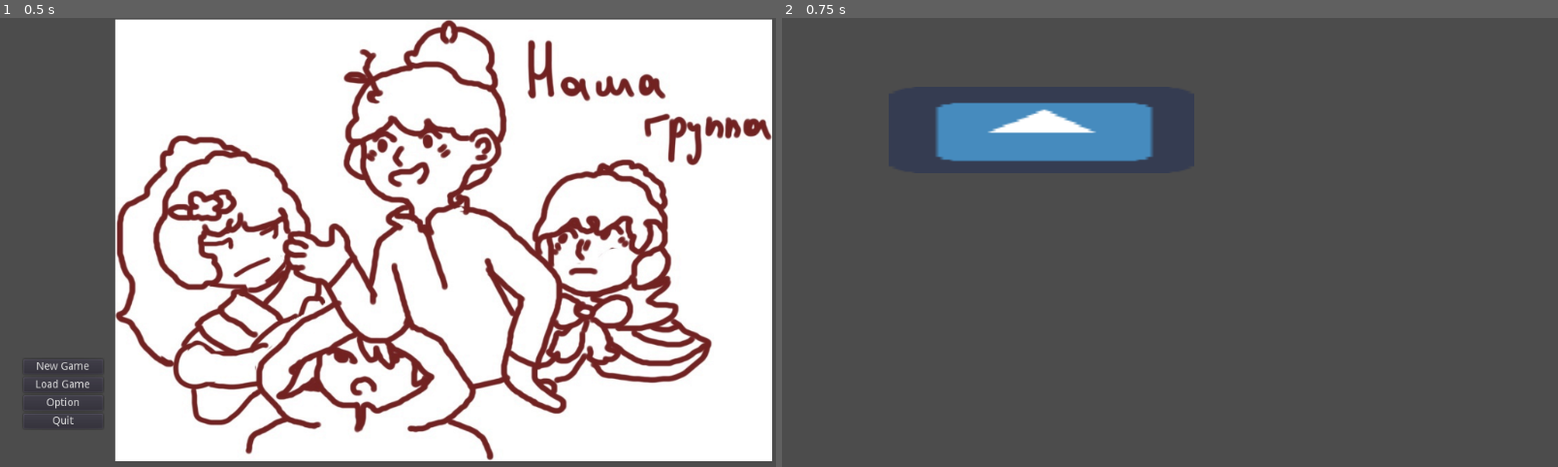
Above: before the commit, frames 1-2 (left to right).
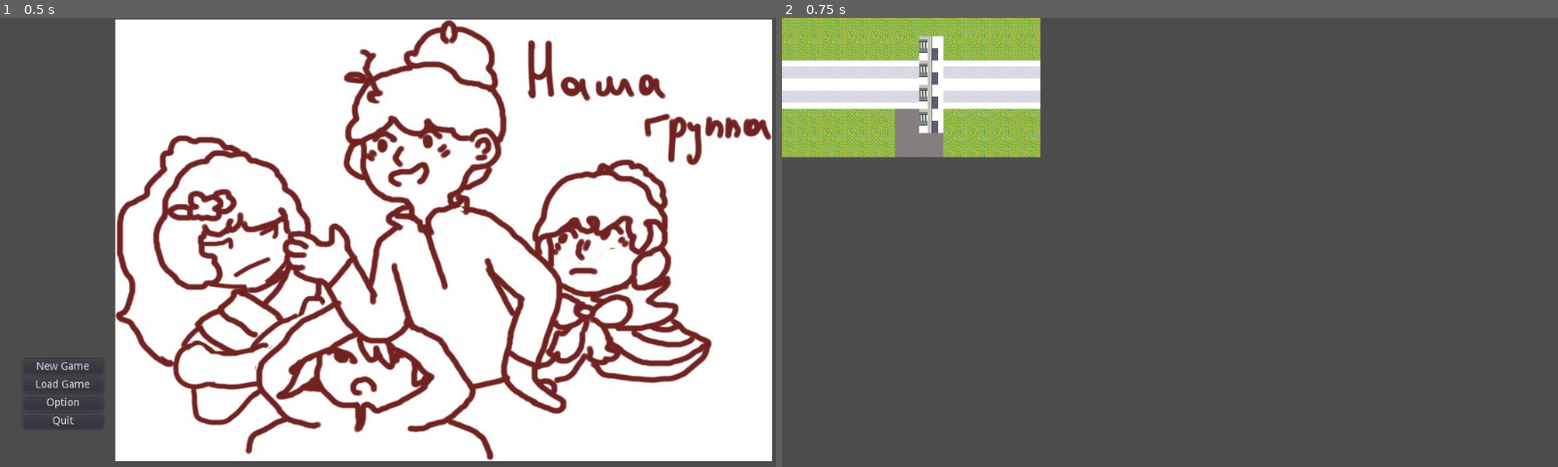
Above: after the commit, the same moments.

Repository: Neymik/OneMoreTime
Game: Godot game, scene res://Node2D.tscn
Same seed, same stepped clock (60 frames per second), same inputs: the game is played once before the commit and once after it. The engine's default icon, where the game draws it, is replaced by a stand-in: a white triangle on a blue panel in a dark square.
Inputs:
- Up to frame 1 (0.5 s): no input
- Up to frame 2 (0.75 s): click "New Game" at 0.5 s

Frame 1 is identical in both runs. In frame 2, 12% of the frame differs, in the area x 0-48%, y 0-32%.

Commit message:
добавил первый уровень тайл мапой

Diff:
--- a/Levels/Level0.tscn
+++ b/Levels/Level0.tscn
@@ -1,11 +1,84 @@
-[gd_scene load_steps=2 format=2]
+[gd_scene load_steps=5 format=2]
 
-[ext_resource path="res://icon.png" type="Texture" id=1]
+[ext_resource path="res://Grafen/ST-Convi-E01.png" type="Texture" id=1]
+
+[sub_resource type="OccluderPolygon2D" id=1]
+polygon = PoolVector2Array( 32, 32, 0, 32, 0, 0, 32, 0 )
+
+[sub_resource type="ConvexPolygonShape2D" id=2]
+points = PoolVector2Array( 32, 32, 0, 32, 0, 0, 32, 0 )
+
+[sub_resource type="TileSet" id=3]
+0/name = "ST-Convi-E01.png 0"
+0/texture = ExtResource( 1 )
+0/tex_offset = Vector2( 0, 0 )
+0/modulate = Color( 1, 1, 1, 1 )
+0/region = Rect2( 32, 32, 32, 32 )
+0/tile_mode = 0
+0/occluder_offset = Vector2( 0, 0 )
+0/navigation_offset = Vector2( 0, 0 )
+0/shape_offset = Vector2( 0, 0 )
+0/shape_transform = Transform2D( 1, 0, 0, 1, 0, 0 )
+0/shape_one_way = false
+0/shape_one_way_margin = 0.0
+0/shapes = [  ]
+0/z_index = 0
+1/name = "ST-Convi-E01.png 1"
+1/texture = ExtResource( 1 )
+1/tex_offset = Vector2( 0, 0 )
+1/modulate = Color( 1, 1, 1, 1 )
+1/region = Rect2( 64, 32, 32, 32 )
+1/tile_mode = 0
+1/occluder_offset = Vector2( 0, 0 )
+1/navigation_offset = Vector2( 0, 0 )
+1/shape_offset = Vector2( 0, 0 )
+1/shape_transform = Transform2D( 1, 0, 0, 1, 0, 0 )
+1/shape_one_way = false
+1/shape_one_way_margin = 0.0
+1/shapes = [  ]
+1/z_index = 0
+2/name = "ST-Convi-E01.png 2"
+2/texture = ExtResource( 1 )
+2/tex_offset = Vector2( 0, 0 )
+2/modulate = Color( 1, 1, 1, 1 )
+2/region = Rect2( 224, 32, 32, 32 )
+2/tile_mode = 0
+2/occluder_offset = Vector2( 0, 0 )
+2/occluder = SubResource( 1 )
+2/navigation_offset = Vector2( 0, 0 )
+2/shape_offset = Vector2( 0, 0 )
+2/shape_transform = Transform2D( 1, 0, 0, 1, 0, 0 )
+2/shape_one_way = false
+2/shape_one_way_margin = 0.0
+2/shapes = [  ]
+2/z_index = 0
+3/name = "ST-Convi-E01.png 3"
+3/texture = ExtResource( 1 )
+3/tex_offset = Vector2( 0, 0 )
+3/modulate = Color( 1, 1, 1, 1 )
+3/region = Rect2( 128, 64, 32, 32 )
+3/tile_mode = 0
+3/occluder_offset = Vector2( 0, 0 )
+3/navigation_offset = Vector2( 0, 0 )
+3/shape_offset = Vector2( 0, 0 )
+3/shape_transform = Transform2D( 1, 0, 0, 1, 0, 0 )
+3/shape = SubResource( 2 )
+3/shape_one_way = false
+3/shape_one_way_margin = 1.0
+3/shapes = [ {
+"autotile_coord": Vector2( 0, 0 ),
+"one_way": false,
+"one_way_margin": 1.0,
+"shape": SubResource( 2 ),
+"shape_transform": Transform2D( 1, 0, 0, 1, 0, 0 )
+} ]
+3/z_index = 0
 
 [node name="Node2D" type="Node2D"]
 position = Vector2( 117, 88 )
 
-[node name="Sprite" type="Sprite" parent="."]
-position = Vector2( 226, 60 )
-scale = Vector2( 6.29688, 1.78125 )
-texture = ExtResource( 1 )
+[node name="TileMap" type="TileMap" parent="."]
+tile_set = SubResource( 3 )
+cell_size = Vector2( 32, 32 )
+format = 1
+tile_data = PoolIntArray( -131076, 0, 0, -131075, 0, 0, -131074, 0, 0, -131073, 0, 0, -196608, 0, 0, -196607, 0, 0, -196606, 0, 0, -196605, 0, 0, -196604, 0, 0, -196603, 0, 0, -196602, 0, 0, -65540, 0, 0, -65539, 0, 0, -65538, 0, 0, -65537, 0, 0, -131072, 0, 0, -131071, 0, 0, -131070, 3, 0, -131069, 0, 0, -131068, 0, 0, -131067, 0, 0, -131066, 0, 0, -4, 2, 0, -3, 2, 0, -2, 2, 0, -1, 2, 0, -65536, 2, 0, -65535, 2, 0, -65534, 3, 0, -65533, 2, 0, -65532, 2, 0, -65531, 2, 0, -65530, 2, 0, 65532, 2, 0, 65533, 2, 0, 65534, 2, 0, 65535, 2, 0, 0, 2, 0, 1, 2, 0, 2, 3, 0, 3, 2, 0, 4, 2, 0, 5, 2, 0, 6, 2, 0, 131068, 0, 0, 131069, 0, 0, 131070, 0, 0, 131071, 0, 0, 65536, 0, 0, 65537, 1, 0, 65538, 3, 0, 65539, 0, 0, 65540, 0, 0, 65541, 0, 0, 65542, 0, 0, 196604, 0, 0, 196605, 0, 0, 196606, 0, 0, 196607, 0, 0, 131072, 0, 0, 131073, 1, 0, 131074, 1, 0, 131075, 0, 0, 131076, 0, 0, 131077, 0, 0, 131078, 0, 0 )
--- a/Node2D.tscn
+++ b/Node2D.tscn
@@ -1,6 +1,6 @@
 [gd_scene load_steps=4 format=2]
 
-[ext_resource path="res://Psnw5yUtN14.jpg" type="Texture" id=1]
+[ext_resource path="res://Grafen/Psnw5yUtN14.jpg" type="Texture" id=1]
 [ext_resource path="res://Menu.gd" type="Script" id=2]
 
 [sub_resource type="GDScript" id=1]
Renamed: Psnw5yUtN14.jpg -> Grafen/Psnw5yUtN14.jpg
Not shown, changed: Grafen/Psnw5yUtN14.jpg.import
Binary file added: Grafen/ST-Convi-E01.png
Not shown, changed: Grafen/ST-Convi-E01.png.import
Not shown, removed: Psnw5yUtN14.jpg.import
Binary file removed: domek.png
Binary file removed: plytka.png
